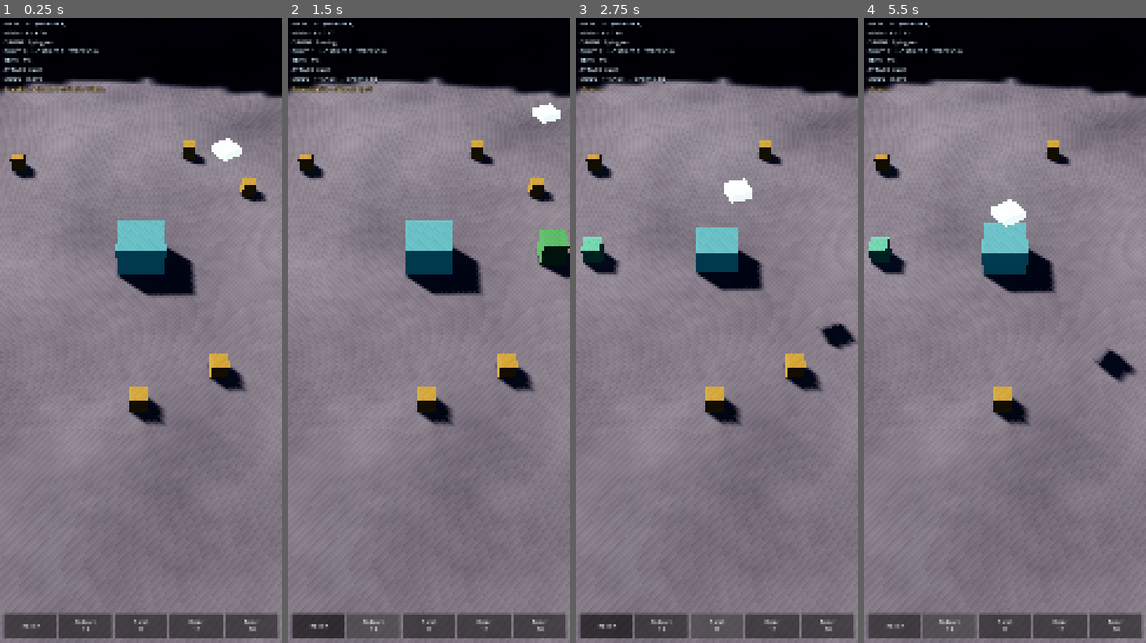
Above: before the commit, frames 1-4 (left to right).
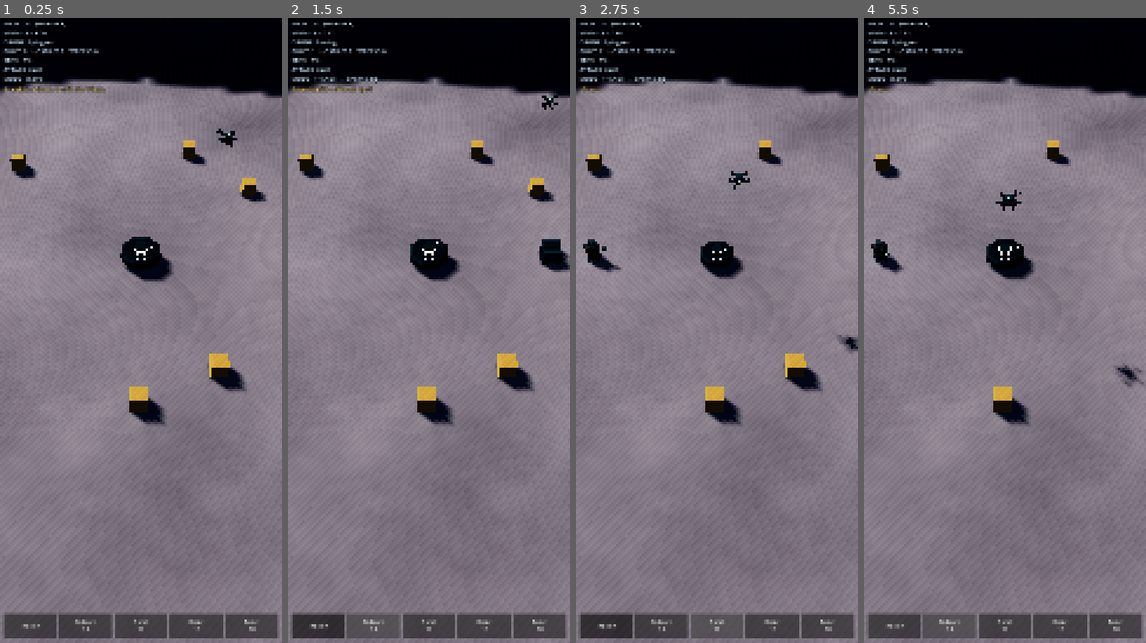
Above: after the commit, the same moments.

Repository: ryno457/Game
Game: Godot game, scene res://scenes/proto/proto_main.tscn
Same seed, same stepped clock (60 frames per second), same inputs: the game is played once before the commit and once after it.
Inputs:
- Up to frame 1 (0.25 s): no input
- Up to frame 2 (1.5 s): click "TRENCH" at 0.5 s; click "Bulwark 10" at 1.25 s
- Up to frame 3 (2.75 s): click "Guard 12" at 2 s
- Up to frame 4 (5.5 s): click "Radar 15" at 2.75 s; click "Turret 18" at 3.5 s; click "TRENCH" at 4.25 s; click "Bulwark 10" at 5 s

The runs differ from the first frame. In frame 1, 2.9% of the frame differs, in the area x 40-86%, y 17-45%; in frame 2, 3.2%; in frame 3, 3.1%; in frame 4, 3.5%, in the area x 1-100%, y 27-59%.

Commit message:
Model, rig and integrate the module, structures, units and two aliens
Ten assets built procedurally in Blender (deterministic scripts, no
hand-authored art) and wired into the prototype in place of the coloured boxes.

Module ships three growth forms that share a silhouette and grow by accreting
plate, so the module reads as one machine getting bigger rather than a
different model appearing; the form swaps with mass. Structures and units carry
named sub-parts so the turret head and radar dish aim at what they track. Both
aliens are genuinely rigged and animated: swarmer 16 joints with idle and run,
breacher 11 joints with idle, walk and slam.

Every triangle budget holds, verified independently by parsing each glb rather
than trusting the modelling agents: 984/2090/3392 for the module forms against
4000, 448-704 for structures against 900, 264-400 for units against 600,
576/704 for aliens against 900.

THE CONSTRAINT THIS SURFACES: a skinned mesh cannot go through MultiMesh —
Godot has nowhere to put per-instance bone matrices. Both aliens are skinned, so
animated aliens are individual nodes and animated_alien_cap bounds how many get
a real body before the rest fall back to instanced boxes. Spike A measured 600
instanced units at 5.80 ms; skinned meshes will not reach that. Readable
animation versus crowd size is now a live tradeoff with a knob in .tres.

Two real problems fixed rather than worked around:
- Models were written to build/, which is gitignored but sits INSIDE the Godot
  project, so res://build/models/*.glb resolved locally and would break on a
  fresh clone. Moved to a tracked models/ and the build scripts repointed.
- Three assets shipped 7-17 cm below their stated ground-contact origin.
  ModelLibrary grounds every instance from its own AABB, which fixes it once
  rather than hoping each future build script complies.

Also clears the glTF owner before re-parenting an extracted subtree, which was
warning on every module form swap.

Verified: all 8 glbs parse and load, skeletons and animation clips present,
module form extraction isolates one mesh each, the prototype's 15 loop checks
still pass, the scene boots clean, lint 32 ok / 3 skipped / 0 failed.

Co-Authored-By: Claude Opus 5 <noreply@anthropic.com>
Claude-Session: https://claude.ai/code/session_01CDCenQ4xgTGcr9X5LSMGX8

Diff:
--- a/data/gameplay/build_options/guard.tres
+++ b/data/gameplay/build_options/guard.tres
@@ -19,3 +19,5 @@
 reveal_m = 6.0
 escort_radius_m = 6.0
 escort_speed_mps = 8.0
+model = "guard"
+aim_node = "weapon_arm"
--- a/data/gameplay/build_options/pylon.tres
+++ b/data/gameplay/build_options/pylon.tres
@@ -19,3 +19,5 @@
 reveal_m = 4.0
 escort_radius_m = 9.5
 escort_speed_mps = 5.0
+model = "bulwark"
+aim_node = ""
--- a/data/gameplay/build_options/radar.tres
+++ b/data/gameplay/build_options/radar.tres
@@ -19,3 +19,5 @@
 reveal_m = 34.0
 escort_radius_m = 4.5
 escort_speed_mps = 6.5
+model = "radar"
+aim_node = "radar_dish"
--- a/data/gameplay/build_options/turret.tres
+++ b/data/gameplay/build_options/turret.tres
@@ -19,3 +19,5 @@
 reveal_m = 8.0
 escort_radius_m = 8.0
 escort_speed_mps = 6.0
+model = "turret"
+aim_node = "turret_head"
--- a/data/gameplay/proto.tres
+++ b/data/gameplay/proto.tres
@@ -27,3 +27,10 @@
 trench_rate_per_s = -1.5
 trench_radius_m = 1.6
 trench_mass_per_s = 0.6
+module_model = "module_forms"
+module_forms = Array[String](["module_form_0", "module_form_1", "module_form_2"])
+drone_model = "drone"
+swarmer_model = "alien_swarmer"
+breacher_model = "alien_breacher"
+animated_alien_cap = 40
+breacher_share = 0.3
--- a/scenes/proto/proto_main.gd
+++ b/scenes/proto/proto_main.gd
@@ -60,6 +60,11 @@
 var _fog_cd := 0.0
 var trenching := false
 var _rng := RandomNumberGenerator.new()
+var lib := ModelLibrary.new()
+var _module_body: Node3D = null
+var _module_form := -1
+var _unit_nodes: Array[Node3D] = []
+var _alien_nodes: Array[Node3D] = []
 
 
 func _ready() -> void:
@@ -89,10 +94,12 @@
 	_make_instancers()
 	_build_menu()
 
-	_dress(module.get_node("Hull") as MeshInstance3D,
-		Vector3(2.6, 1.7, 2.6), Color(0.20, 0.52, 0.58), 0.45)
-	_dress(drone.get_node("Body") as MeshInstance3D,
-		Vector3(1.1, 0.4, 1.1), Color(0.62, 0.95, 0.88), 1.6)
+	(module.get_node("Hull") as MeshInstance3D).queue_free()
+	(drone.get_node("Body") as MeshInstance3D).queue_free()
+	_set_module_form(0)
+	var d := lib.spawn(tune.drone_model)
+	if d != null:
+		drone.add_child(d)
 
 	_module_scale = mass.display_scale()
 	module.scale = Vector3.ONE * _module_scale
@@ -101,20 +108,27 @@
 	_say("A module. A drone. Debris. Start there.")
 
 
-## Grey-box bodies, built in code: boxes with an emissive tint so the module
-## and drone read against dark terrain without any art asset.
-func _dress(mi: MeshInstance3D, size: Vector3, c: Color, emit: float) -> void:
-	var m := BoxMesh.new()
-	m.size = size
-	var mat := StandardMaterial3D.new()
-	mat.albedo_color = c
-	mat.roughness = 0.55
-	if emit > 0.0:
-		mat.emission_enabled = true
-		mat.emission = c
-		mat.emission_energy_multiplier = emit
-	m.material = mat
-	mi.mesh = m
+## Swap the module to the growth form matching its mass. The three forms share
+## a silhouette and grow by accreting plate, so this reads as the same machine
+## getting bigger rather than a different model appearing.
+func _set_module_form(form: int) -> void:
+	form = clampi(form, 0, tune.module_forms.size() - 1)
+	if form == _module_form:
+		return
+	_module_form = form
+	if _module_body != null:
+		_module_body.queue_free()
+	_module_body = lib.spawn(tune.module_model, tune.module_forms[form])
+	if _module_body != null:
+		module.add_child(_module_body)
+
+
+## Which growth form the current mass earns.
+func _form_for_mass() -> int:
+	var t := mass.normalized()
+	if t < 0.18:
+		return 0
+	return 1 if t < 0.45 else 2
 
 
 func _load_options() -> void:
@@ -482,16 +496,19 @@
 	_module_scale = lerpf(_module_scale, want,
 		clampf(delta / maxf(0.01, mass.cfg.scale_tween_s), 0.0, 1.0))
 	module.scale = Vector3.ONE * _module_scale
-	module.position = Vector3(module_pos.x, terrain.height_at(module_pos) + _module_scale, module_pos.y)
+	_set_module_form(_form_for_mass())
+	module.position = Vector3(module_pos.x, terrain.height_at(module_pos), module_pos.y)
 	drone.position = Vector3(drone_pos.x, terrain.height_at(drone_pos) + 5.5, drone_pos.y)
-	drone.rotate_y(delta * 2.4)
+	for r in drone.find_children("rotor_*", "Node3D", true, false):
+		(r as Node3D).rotate_y(delta * 26.0)
 
 	_draw(_mm_debris, debris.filter(func(d): return not d.taken),
 		func(d): return Vector3(0.9, 0.9, 0.9) * (2.3 if d.large else 1.0),
 		func(d): return Color(1.0, 0.62, 0.28) if d.large else Color(0.85, 0.74, 0.42))
-	_draw(_mm_built, built, func(u): return Vector3.ONE * (u.opt.radius_m * 2.0),
-		func(u): return u.opt.colour)
-	_draw(_mm_aliens, aliens, func(_a): return Vector3.ONE * tune.alien_radius_m * 2.0,
+	_sync_convoy()
+	_sync_aliens()
+	_draw(_mm_aliens, aliens.slice(mini(aliens.size(), tune.animated_alien_cap)),
+		func(_a): return Vector3.ONE * tune.alien_radius_m * 2.0,
 		func(_a): return Color(1.0, 0.36, 0.45))
 
 	terrain.upload()
@@ -517,6 +534,77 @@
 		mmi.multimesh.set_instance_color(n, col_fn.call(it))
 		n += 1
 	mmi.multimesh.visible_instance_count = n
+
+
+## Give every convoy member a real body, and point the aiming parts at what
+## they are shooting. Individual nodes rather than MultiMesh: the convoy is a
+## dozen things, and nodes buy animated sub-parts for free.
+func _sync_convoy() -> void:
+	while _unit_nodes.size() < built.size():
+		var u: Dictionary = built[_unit_nodes.size()]
+		var n: Node3D = lib.spawn(String(u.opt.model)) if String(u.opt.model) != "" else null
+		if n == null:
+			n = Node3D.new()
+		add_child(n)
+		_unit_nodes.append(n)
+	while _unit_nodes.size() > built.size():
+		var dead: Node3D = _unit_nodes.pop_back()
+		dead.queue_free()
+
+	for i in built.size():
+		var u: Dictionary = built[i]
+		var p: Vector2 = u.pos
+		var n: Node3D = _unit_nodes[i]
+		n.visible = fog.is_visible(p)
+		if not n.visible:
+			continue
+		n.position = Vector3(p.x, terrain.height_at(p), p.y)
+		var aim := String(u.opt.aim_node)
+		if aim == "":
+			continue
+		var part := n.find_child(aim, true, false)
+		if part == null:
+			continue
+		var t := _nearest_alien(p, u.opt.range_m if u.opt.damage > 0.0 else 40.0)
+		# Nothing to shoot: sweep slowly, so an idle turret still looks alive.
+		var sweep := Time.get_ticks_msec() * 0.0006
+		var face: Vector2 = (aliens[t].pos - p) if t >= 0 else Vector2(cos(sweep), sin(sweep))
+		(part as Node3D).rotation.y = atan2(face.x, face.y)
+
+
+## Skinned meshes cannot be instanced through MultiMesh, so animated aliens are
+## individual nodes and the rest fall back to cheap boxes past the cap. That is
+## the tradeoff in the open: readable animation, or crowd size.
+func _sync_aliens() -> void:
+	var animated := mini(aliens.size(), tune.animated_alien_cap)
+	while _alien_nodes.size() < animated:
+		var heavy := _rng.randf() < tune.breacher_share
+		var n: Node3D = lib.spawn(tune.breacher_model if heavy else tune.swarmer_model)
+		if n == null:
+			n = Node3D.new()
+		add_child(n)
+		var ap := n.find_child("AnimationPlayer", true, false) as AnimationPlayer
+		if ap != null:
+			var clip := ModelLibrary.pick_animation(ap, "walk" if heavy else "run")
+			if clip != "":
+				ap.play(clip)
+				ap.speed_scale = 0.8 if heavy else 1.35
+		_alien_nodes.append(n)
+	while _alien_nodes.size() > animated:
+		var dead: Node3D = _alien_nodes.pop_back()
+		dead.queue_free()
+
+	for i in animated:
+		var a: Dictionary = aliens[i]
+		var p: Vector2 = a.pos
+		var n: Node3D = _alien_nodes[i]
+		n.visible = fog.is_visible(p)
+		if not n.visible:
+			continue
+		n.position = Vector3(p.x, terrain.height_at(p), p.y)
+		var to := module_pos - p
+		if to.length_squared() > 0.01:
+			n.rotation.y = atan2(to.x, to.y)
 
 
 func _hud(delta: float) -> void:
--- a/scripts/resources/build_option.gd
+++ b/scripts/resources/build_option.gd
@@ -21,6 +21,11 @@
 @export var radius_m: float = 0.8
 @export var speed_mps: float = 0.0
 @export var colour: Color = Color(0.31, 0.89, 0.76)
+## glTF in res://models/ to use for this, without extension. Empty falls back
+## to a coloured box, so a missing model degrades rather than breaks.
+@export var model: String = ""
+## Child node to spin toward a target (turret_head, radar_dish). Empty for none.
+@export var aim_node: String = ""
 
 @export_group("Function")
 @export var damage: float = 0.0
--- a/scripts/resources/proto_config.gd
+++ b/scripts/resources/proto_config.gd
@@ -28,6 +28,21 @@
 ## can respond. Set too high this reads as an instant loss with no counterplay.
 @export var module_drain_per_s: float = 0.4
 
+@export_group("Models")
+@export var module_model: String = "module_forms"
+## One entry per growth form, chosen by how much mass the module is carrying.
+@export var module_forms: Array[String] = [
+	"module_form_0", "module_form_1", "module_form_2"]
+@export var drone_model: String = "drone"
+@export var swarmer_model: String = "alien_swarmer"
+@export var breacher_model: String = "alien_breacher"
+## Skinned meshes cannot go through MultiMesh, so every alien is an individual
+## animated node. This caps how many get a real body before the rest fall back
+## to cheap instanced boxes — the tradeoff Spike A's unit numbers imply.
+@export var animated_alien_cap: int = 40
+## Above this share of mass, the breacher shows up instead of the swarmer.
+@export_range(0.0, 1.0) var breacher_share: float = 0.3
+
 @export_group("Hostiles")
 @export var alien_speed_mps: float = 4.6
 @export var alien_damage: float = 7.0
--- /dev/null
+++ b/scripts/systems/model_library.gd
@@ -0,0 +1,117 @@
+class_name ModelLibrary
+extends RefCounted
+## Loads the Blender-authored glTF assets and hands out ready-to-place nodes.
+##
+## Two things it fixes centrally rather than per-caller:
+##
+## 1. GROUNDING. The authoring convention is "origin at ground contact", but
+##    three assets ship 7-17 cm low. Rather than patch each build script and
+##    hope the next one complies, every instance is offset by its own AABB so
+##    it sits on the terrain regardless of how it was authored.
+##
+## 2. THE MULTIMESH LINE. A skinned mesh CANNOT be rendered through MultiMesh —
+##    Godot has nowhere to put per-instance bone matrices. The aliens are
+##    skinned, so they are individual nodes; the convoy is small enough that
+##    individual nodes also buy animated sub-parts for free. Only large static
+##    crowds (debris) stay instanced. That line is the whole reason unit counts
+##    behave the way Spike A measured.
+
+const DIR := "res://models/"
+
+var _scenes: Dictionary = {}     # name -> PackedScene
+var _ground: Dictionary = {}     # name -> float offset
+
+
+func load_model(model_name: String) -> PackedScene:
+	if _scenes.has(model_name):
+		return _scenes[model_name]
+	var path := DIR + model_name + ".glb"
+	if not ResourceLoader.exists(path):
+		push_warning("model missing: %s" % path)
+		return null
+	var packed: PackedScene = load(path)
+	_scenes[model_name] = packed
+	return packed
+
+
+## Instance a model, grounded, optionally keeping only one named subtree.
+## `keep` matters for module_forms.glb, which holds all three growth forms
+## overlapping at the origin — importing it whole gives three nested machines.
+func spawn(model_name: String, keep := "") -> Node3D:
+	var packed := load_model(model_name)
+	if packed == null:
+		return null
+	var root: Node3D = packed.instantiate()
+	if keep != "":
+		var wanted := root.find_child(keep, true, false)
+		if wanted == null:
+			push_warning("subtree '%s' not found in %s" % [keep, model_name])
+		else:
+			var holder := Node3D.new()
+			holder.name = keep
+			wanted.get_parent().remove_child(wanted)
+			# Clear the owner first: it still points at the discarded glTF root,
+			# and re-parenting an owned node without this warns about an
+			# inconsistent owner on every swap.
+			_clear_owner(wanted)
+			holder.add_child(wanted)
+			(wanted as Node3D).position = Vector3.ZERO
+			root.free()
+			root = holder
+	_apply_ground_offset(root, model_name + "/" + keep)
+	return root
+
+
+static func _clear_owner(n: Node) -> void:
+	n.owner = null
+	for c in n.get_children():
+		_clear_owner(c)
+
+
+## Shift the instance so its lowest vertex sits at y = 0.
+func _apply_ground_offset(root: Node3D, key: String) -> void:
+	if not _ground.has(key):
+		var lowest := 1e9
+		for mi in root.find_children("*", "MeshInstance3D", true, false):
+			var aabb: AABB = (mi as MeshInstance3D).mesh.get_aabb()
+			var world_y: float = (mi as MeshInstance3D).position.y + aabb.position.y
+			lowest = minf(lowest, world_y)
+		_ground[key] = 0.0 if lowest > 1e8 else -lowest
+	var off: float = _ground[key]
+	if not is_zero_approx(off):
+		for c in root.get_children():
+			if c is Node3D:
+				(c as Node3D).position.y += off
+
+
+## The single biggest mesh in a model, for the cases that DO instance.
+func biggest_mesh(model_name: String) -> Mesh:
+	var packed := load_model(model_name)
+	if packed == null:
+		return null
+	var inst: Node3D = packed.instantiate()
+	var best: Mesh = null
+	var best_n := -1
+	for mi in inst.find_children("*", "MeshInstance3D", true, false):
+		var m: Mesh = (mi as MeshInstance3D).mesh
+		if m == null:
+			continue
+		var n := 0
+		for s in m.get_surface_count():
+			n += m.surface_get_array_len(s)
+		if n > best_n:
+			best_n = n
+			best = m
+	inst.free()
+	return best
+
+
+## Name of the animation to play, preferring `want`, else the first available.
+static func pick_animation(player: AnimationPlayer, want: String) -> String:
+	if player == null:
+		return ""
+	var list := player.get_animation_list()
+	for a in list:
+		if a == want or a.ends_with("/" + want):
+			return a
+	return list[0] if list.size() > 0 else ""
Binary file added: models/alien_breacher.glb
Not shown, added: models/alien_breacher.glb.import
Binary file added: models/alien_swarmer.glb
Not shown, added: models/alien_swarmer.glb.import
Binary file added: models/bulwark.glb
Not shown, added: models/bulwark.glb.import
Binary file added: models/drone.glb
Not shown, added: models/drone.glb.import
Binary file added: models/guard.glb
Not shown, added: models/guard.glb.import
Binary file added: models/module_forms.glb
Not shown, added: models/module_forms.glb.import
(and 11 more such lines)
